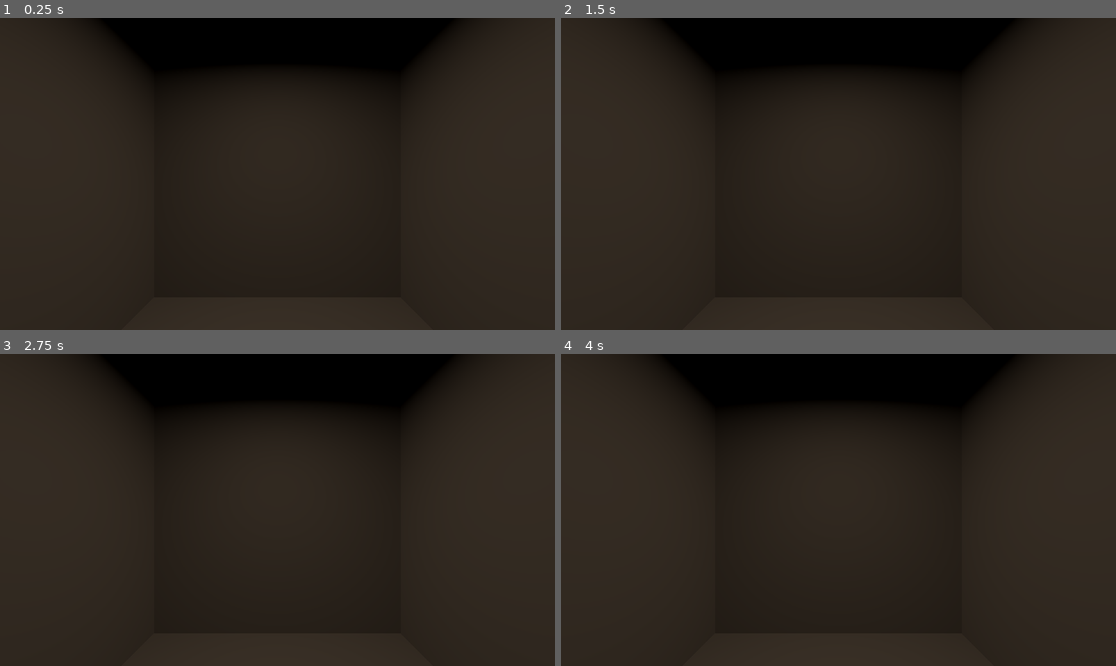
Above: before the commit, frames 1-4 (two rows, left to right).
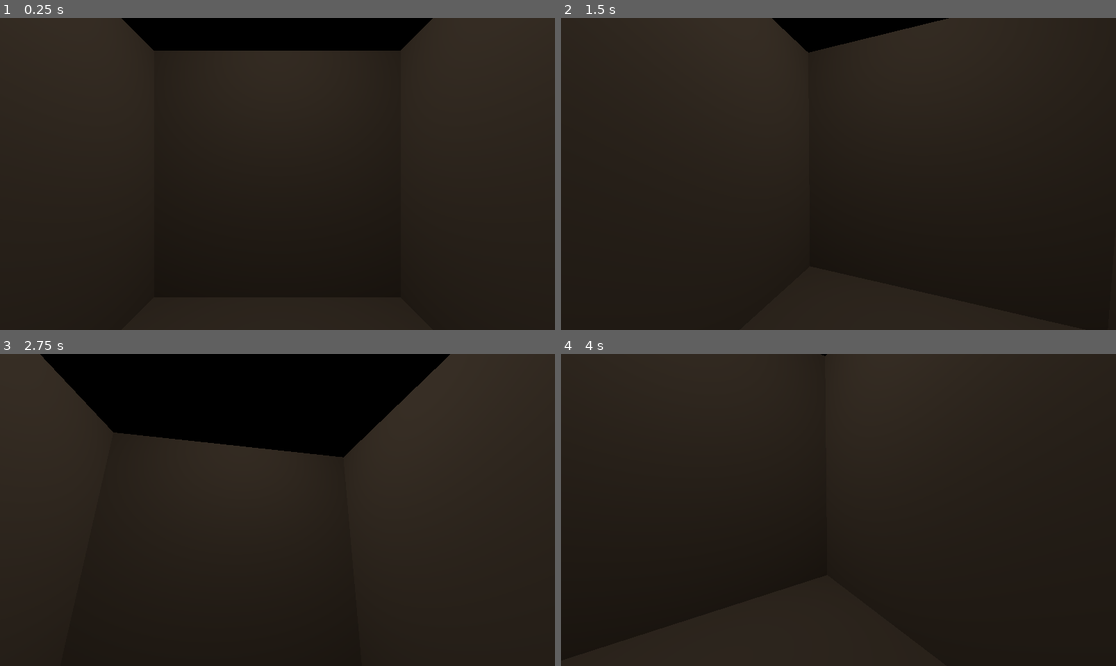
Above: after the commit, the same moments.

Repository: DerBrezel/elevator-pitch
Game: Godot game, scene res://scene_elevator_test.tscn
Two runs of this game, one before a commit and one after it. Both use one fixed random seed, a clock stepped at 60 frames per second and the inputs below. The project has no main scene, so this scene is started directly.
Inputs (mouse positions are in pixels of both pictures, inside the frame that each line leads up to):
- Up to frame 1 (0.25 s): no input
- Up to frame 2 (1.5 s): tap Enter at 0.5 s; move the mouse to (960, 158) at 0.52 s; tap Space at 1.25 s; move the mouse to (727, 189) at 1.27 s
- Up to frame 3 (2.75 s): tap Enter at 2 s; move the mouse to (333, 441) at 2.02 s
- Up to frame 4 (4 s): tap Space at 2.75 s; move the mouse to (810, 572) at 2.77 s; tap Enter at 3.5 s; move the mouse to (1005, 556) at 3.52 s

The runs differ from the first frame. In frame 1, 6.6% of the frame differs, in the area x 13-87%, y 0-22%; in frame 2, 10%; in frame 3, 8.7%; in frame 4, 11%, in the area x 14-85%, y 0-24%.

Commit message:
feat: add camera controller

Diff:
--- /dev/null
+++ b/core/scripts/camera_controller.gd
@@ -0,0 +1,28 @@
+extends Camera3D
+
+# Sensitivity for mouse movement
+@export var sensitivity: float = 0.1
+
+# Clamp for vertical rotation (pitch)
+@export var pitch_limit: float = 89.0
+
+# Variables to track pitch and yaw
+var yaw: float = 0.0
+var pitch: float = 0.0
+
+func _ready():
+	# Capture the mouse cursor
+	Input.set_mouse_mode(Input.MOUSE_MODE_CAPTURED)
+
+func _input(event):
+	if event is InputEventMouseMotion:
+		# Adjust yaw (horizontal rotation) and pitch (vertical rotation)
+		yaw -= event.relative.x * sensitivity
+		pitch -= event.relative.y * sensitivity
+
+		# Clamp the pitch to prevent flipping
+		pitch = clamp(pitch, -pitch_limit, pitch_limit)
+
+		# Apply rotation: yaw affects the Player node, pitch affects the Camera
+		rotation_degrees.y = yaw
+		rotation_degrees.x = pitch
--- a/scene_elevator_test.tscn
+++ b/scene_elevator_test.tscn
@@ -1,4 +1,6 @@
-[gd_scene load_steps=3 format=3 uid="uid://b63pbsjgqmtr2"]
+[gd_scene load_steps=4 format=3 uid="uid://b63pbsjgqmtr2"]
+
+[ext_resource type="Script" path="res://core/scripts/camera_controller.gd" id="1_7qeaq"]
 
 [sub_resource type="ORMMaterial3D" id="ORMMaterial3D_sfjg6"]
 albedo_color = Color(0.43, 0.386355, 0.3397, 1)
@@ -16,12 +18,14 @@
 
 [node name="Camera3D" type="Camera3D" parent="."]
 transform = Transform3D(1, 0, 0, 0, 1, 0, 0, 0, 1, 0, 0, 0.325404)
+script = ExtResource("1_7qeaq")
 
 [node name="WorldEnvironment" type="WorldEnvironment" parent="."]
 environment = SubResource("Environment_ofwjm")
 
 [node name="SpotLight3D" type="SpotLight3D" parent="."]
-transform = Transform3D(1, 0, 0, 0, -4.37114e-08, 1, 0, -1, -4.37114e-08, 0, 0.506037, 0)
+transform = Transform3D(1, 0, 0, 0, -4.37114e-08, 1, 0, -1, -4.37114e-08, 0, 0.898131, 0)
 light_color = Color(1, 0.953333, 0.9, 1)
+light_indirect_energy = 4.415
 spot_range = 2.492
 spot_angle = 84.1
